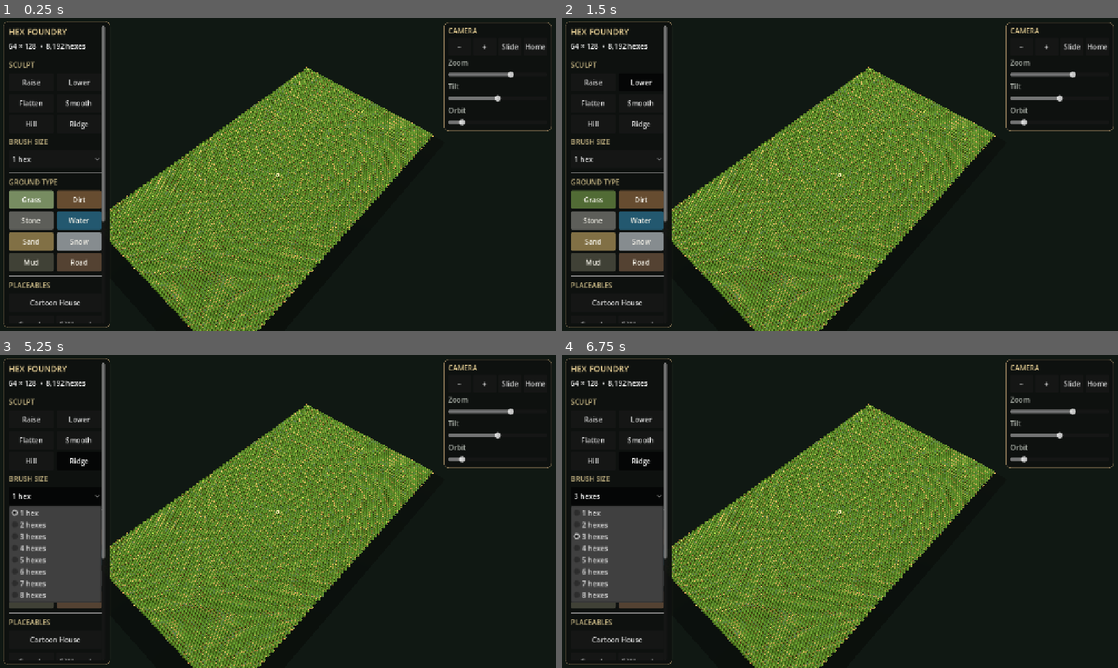
Above: before the commit, frames 1-4 (two rows, left to right).
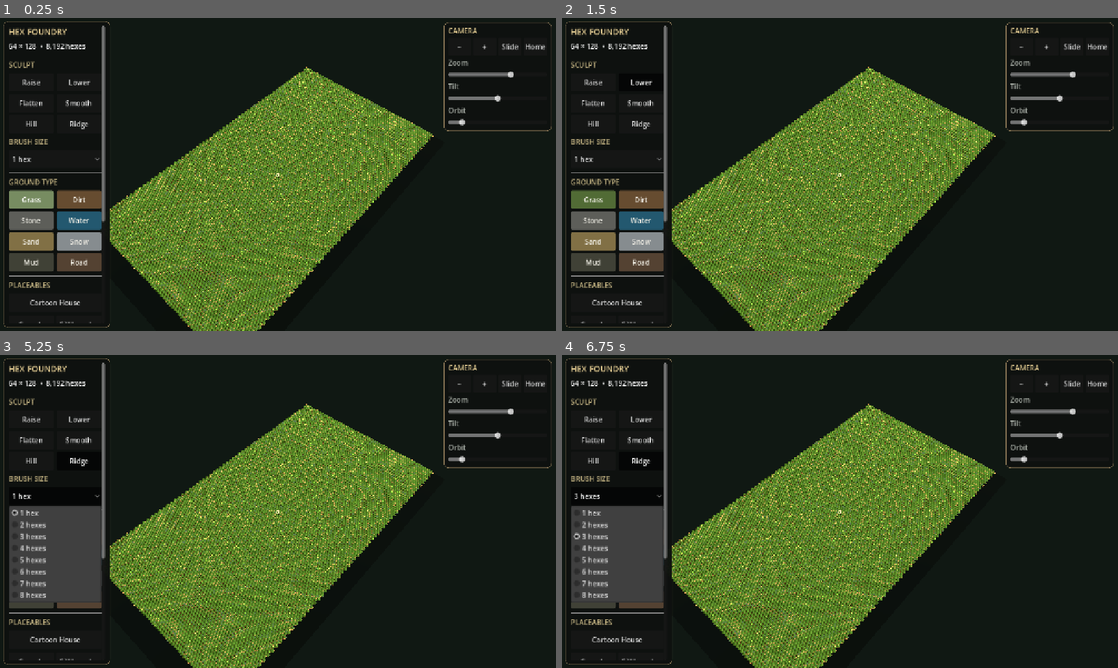
Above: after the commit, the same moments.

Repository: tpylman90-ctrl/MapbuilderhexmapSR
Game: Godot game, scene res://scenes/main.tscn
The game is run twice, just before and just after one commit, with the same random seed, the same clock (stepped at 60 frames per second) and the same inputs.
Inputs:
- Up to frame 1 (0.25 s): no input
- Up to frame 2 (1.5 s): click "Raise" at 0.5 s; click "Lower" at 1.25 s
- Up to frame 3 (5.25 s): click "Flatten" at 2 s; click "Smooth" at 2.75 s; click "Hill" at 3.5 s; click "Ridge" at 4.25 s; click "1 hex" at 5 s
- Up to frame 4 (6.75 s): click "Grass" at 5.75 s; click "3 hexes" at 6.5 s

The runs differ from the first frame. In frame 1, 0.7% of the frame differs, in the area x 19-78%, y 17-100%; in frame 2, 0.7%; in frame 3, 0.7%; in frame 4, 0.7%.

Commit message:
Increase grass clumps and sharpen cliff detail

Diff:
--- a/scripts/hex_board_view.gd
+++ b/scripts/hex_board_view.gd
@@ -4,6 +4,7 @@
 const CAP_HEIGHT: float = 0.18
 const EDGE_RADIUS: float = HexGrid.HEX_RADIUS * 0.99
 const STEP_HEIGHT: float = HexGrid.HEIGHT_PER_LEVEL
+const GRASS_TUFTS_PER_HEX: int = 3
 const SELECT_COLOR := Color("efcf78")
 
 var data: HexGrid
@@ -137,7 +138,7 @@
 	instances.transform_format = MultiMesh.TRANSFORM_3D
 	instances.use_colors = true
 	instances.mesh = _make_grass_tuft_mesh()
-	instances.instance_count = HexGrid.COLUMNS * HexGrid.ROWS
+	instances.instance_count = HexGrid.COLUMNS * HexGrid.ROWS * GRASS_TUFTS_PER_HEX
 	var node := MultiMeshInstance3D.new()
 	node.name = "GrassTufts"
 	node.multimesh = instances
@@ -152,17 +153,17 @@
 func _make_grass_tuft_mesh() -> ArrayMesh:
 	var surface := SurfaceTool.new()
 	surface.begin(Mesh.PRIMITIVE_TRIANGLES)
-	var blade_colors: Array[Color] = [Color("8bbf4b"), Color("a1cb55"), Color("63963d"), Color("79ad43")]
-	for blade in range(5):
-		var angle := TAU * float(blade) / 5.0 + float(blade % 2) * 0.23
+	var blade_colors: Array[Color] = [Color("65983e"), Color("82b247"), Color("a4c95b"), Color("719d3e"), Color("90b94b")]
+	for blade in range(7):
+		var angle := TAU * float(blade) / 7.0 + float(blade % 2) * 0.19
 		var direction := Vector3(cos(angle), 0.0, sin(angle))
 		var side := Vector3(-direction.z, 0.0, direction.x)
-		var height := 0.25 + float((blade * 7) % 5) * 0.035
-		var width := 0.035 + float(blade % 3) * 0.008
+		var height := 0.30 + float((blade * 7) % 5) * 0.045
+		var width := 0.048 + float(blade % 3) * 0.012
 		var base_left := -side * width
 		var base_right := side * width
-		var middle := direction * 0.07 + Vector3.UP * height * 0.52
-		var tip := direction * 0.11 + Vector3.UP * height
+		var middle := direction * 0.09 + Vector3.UP * height * 0.52
+		var tip := direction * 0.16 + Vector3.UP * height
 		var color := blade_colors[blade % blade_colors.size()]
 		_add_colored_triangle(surface, base_left, base_right, middle, color.darkened(0.12), color.darkened(0.08), color)
 		_add_colored_triangle(surface, base_right, tip, middle, color.darkened(0.08), color.lightened(0.06), color)
@@ -175,22 +176,27 @@
 		surface.add_vertex(vertex[0])
 
 func _refresh_grass_cell(cell: Vector2i, index: int) -> void:
-	var rng := RandomNumberGenerator.new()
-	rng.seed = int(index * 92821 + 3719)
-	if data.terrain_at(cell) != HexGrid.Terrain.GRASS or rng.randf() > 0.42:
-		grass_instances.set_instance_transform(index, Transform3D(Basis.IDENTITY.scaled(Vector3.ZERO), Vector3.ZERO))
-		grass_instances.set_instance_color(index, Color.WHITE)
-		return
+	var is_grass := data.terrain_at(cell) == HexGrid.Terrain.GRASS
+	var base_index := index * GRASS_TUFTS_PER_HEX
 	var center := data.world_center(cell)
-	center.x += rng.randf_range(-0.39, 0.39)
-	center.z += rng.randf_range(-0.39, 0.39)
 	center.y = data.elevation_at(cell) * STEP_HEIGHT + CAP_HEIGHT * 0.5 + 0.004
-	var scale := rng.randf_range(0.72, 1.18)
-	var rotation := rng.randf_range(0.0, TAU)
-	var basis := Basis(Vector3.UP, rotation).scaled(Vector3(scale, scale, scale))
-	grass_instances.set_instance_transform(index, Transform3D(basis, center))
-	var tint := rng.randf_range(0.86, 1.14)
-	grass_instances.set_instance_color(index, Color(tint, tint, tint, 1.0))
+	for tuft_index in range(GRASS_TUFTS_PER_HEX):
+		var instance_index := base_index + tuft_index
+		var rng := RandomNumberGenerator.new()
+		rng.seed = int(index * 92821 + tuft_index * 17431 + 3719)
+		if not is_grass or rng.randf() > 0.55:
+			grass_instances.set_instance_transform(instance_index, Transform3D(Basis.IDENTITY.scaled(Vector3.ZERO), Vector3.ZERO))
+			grass_instances.set_instance_color(instance_index, Color.WHITE)
+			continue
+		var tuft_center := center
+		tuft_center.x += rng.randf_range(-0.48, 0.48)
+		tuft_center.z += rng.randf_range(-0.42, 0.42)
+		var scale := rng.randf_range(0.92, 1.42)
+		var rotation := rng.randf_range(0.0, TAU)
+		var basis := Basis(Vector3.UP, rotation).scaled(Vector3(scale, scale, scale))
+		grass_instances.set_instance_transform(instance_index, Transform3D(basis, tuft_center))
+		var tint := rng.randf_range(0.82, 1.16)
+		grass_instances.set_instance_color(instance_index, Color(tint, tint, tint, 1.0))
 
 func _build_selection_outline() -> void:
 	var outline := ImmediateMesh.new()
@@ -320,10 +326,10 @@
 	rng.seed = int(cell.x * 73856093) ^ int(cell.y * 19349663) ^ int(edge * 83492791)
 	# Sparse cracks and moss add scale cues without rebuilding the face as columns.
 	var moss_colors: Array[Color] = [Color("4d6038"), Color("687748"), Color("78834d")]
-	var moss_count := clampi(ceili(edge_length * wall_height / 3.2), 1, 2)
+	var moss_count := clampi(ceili(edge_length * wall_height / 2.3), 2, 4)
 	for moss_index in range(moss_count):
 		var moss_t := rng.randf_range(0.14, 0.86)
-		var moss_width := rng.randf_range(0.04, 0.09)
+		var moss_width := rng.randf_range(0.055, 0.12)
 		var moss_y := top_y - rng.randf_range(0.04, minf(0.24, wall_height * 0.34))
 		var moss_a := edge_a.lerp(edge_b, moss_t - moss_width) + outward * 0.16
 		var moss_b := edge_a.lerp(edge_b, moss_t + moss_width) + outward * 0.16
@@ -333,14 +339,14 @@
 		moss_tip.y = minf(top_y + 0.02, moss_y + rng.randf_range(0.06, 0.14))
 		_add_side_triangle(surface, moss_a, moss_b, moss_tip, moss_colors[rng.randi_range(0, moss_colors.size() - 1)])
 
-	var fissure_count := clampi(ceili(wall_height / 3.5), 1, 2)
+	var fissure_count := clampi(ceili(wall_height / 2.6), 2, 4)
 	for fissure in range(fissure_count):
 		var t_center := rng.randf_range(0.15, 0.85)
 		var crack_length := minf(rng.randf_range(0.7, 1.5), wall_height * 0.78)
 		var crack_bottom := rng.randf_range(bottom_y, maxf(bottom_y, top_y - crack_length))
 		var crack_top := crack_bottom + crack_length
 		var drift := rng.randf_range(-0.18, 0.18)
-		var crack_width := rng.randf_range(0.012, 0.027)
+		var crack_width := rng.randf_range(0.016, 0.034)
 		var depth := outward * 0.19
 		var left_bottom := edge_a.lerp(edge_b, t_center - crack_width) + depth
 		var right_bottom := edge_a.lerp(edge_b, t_center + crack_width) + depth
@@ -364,8 +370,8 @@
 	)
 
 func _append_cliff_backing_grid(surface: SurfaceTool, edge_a: Vector3, edge_b: Vector3, bottom_y: float, top_y: float, center: Vector3, outward: Vector3, tangent: Vector3) -> void:
-	var horizontal_segments := 8
-	var vertical_segments := clampi(ceili((top_y - bottom_y) / 0.36), 7, 14)
+	var horizontal_segments := 12
+	var vertical_segments := clampi(ceili((top_y - bottom_y) / 0.25), 10, 20)
 	var rows: Array = []
 	for y_step in range(vertical_segments + 1):
 		var height_ratio := float(y_step) / vertical_segments
@@ -403,18 +409,23 @@
 	# Broad cellular forms create bulges; smaller noise shifts them sideways and vertically.
 	var broad := cliff_noise.get_noise_3d(point.x * 1.5, point.y * 0.8, point.z * 1.5)
 	var detail := cliff_noise.get_noise_3d((point.x + 17.3) * 3.2, (point.y - 4.1) * 2.2, (point.z + 9.7) * 3.2)
-	return (outward * (broad * 0.42 + detail * 0.18) + tangent * detail * 0.14 + Vector3.UP * broad * 0.09) * fade
+	var chips := cliff_noise.get_noise_3d((point.x - 8.1) * 7.5, (point.y + 2.7) * 5.4, (point.z + 13.6) * 7.5)
+	return (outward * (broad * 0.48 + detail * 0.28 + chips * 0.075) + tangent * (detail * 0.22 + chips * 0.10) + Vector3.UP * (broad * 0.12 + chips * 0.055)) * fade
 
 func _add_organic_triangle(surface: SurfaceTool, a: Vector3, b: Vector3, c: Vector3) -> void:
+	var centroid := (a + b + c) / 3.0
+	var facet_noise := cliff_noise.get_noise_3d((centroid.x + 31.0) * 2.1, (centroid.y - 6.0) * 2.3, (centroid.z - 11.0) * 2.1)
+	var facet_step := roundf(clampf(0.5 + facet_noise * 0.52, 0.0, 1.0) * 5.0) / 5.0
+	var facet_color := Color("57452f").lerp(Color("b49a6c"), facet_step)
 	for point in [a, b, c]:
-		var color_noise := cliff_noise.get_noise_3d(point.x * 1.2, point.y * 1.2, point.z * 1.2)
-		var stone_color := Color("705b3b").lerp(Color("a89163"), clampf(0.52 + color_noise * 0.24, 0.0, 1.0))
+		var fleck := cliff_noise.get_noise_3d((point.x + 4.7) * 8.0, (point.y + 1.9) * 6.0, (point.z - 7.3) * 8.0)
+		var stone_color := facet_color.lerp(Color("c1a578"), clampf(0.08 + fleck * 0.08, 0.0, 0.16))
 		var edge_wobble := sin(point.x * 5.7 + point.z * 4.1) * 0.055
 		var blend_depth := maxf(0.24, 0.36 + edge_wobble)
 		var blend_t := clampf((cliff_blend_top_y - point.y) / blend_depth, 0.0, 1.0)
 		blend_t = blend_t * blend_t * (3.0 - 2.0 * blend_t)
 		var vertex_color := stone_color.lerp(cliff_blend_color, (1.0 - blend_t) * 0.84)
-		surface.set_smooth_group(0)
+		surface.set_smooth_group(-1)
 		surface.set_color(vertex_color)
 		surface.set_uv(Vector2((point.x + point.z) * 0.65, point.y * 0.55))
 		surface.add_vertex(point)
@@ -426,7 +437,7 @@
 		var blend_t := clampf((cliff_blend_top_y - point.y) / blend_depth, 0.0, 1.0)
 		blend_t = blend_t * blend_t * (3.0 - 2.0 * blend_t)
 		var vertex_color := color.lerp(cliff_blend_color, (1.0 - blend_t) * 0.84)
-		surface.set_smooth_group(0)
+		surface.set_smooth_group(-1)
 		surface.set_color(vertex_color)
 		surface.set_uv(Vector2((point.x + point.z) * 0.65, point.y * 0.55))
 		surface.add_vertex(point)
